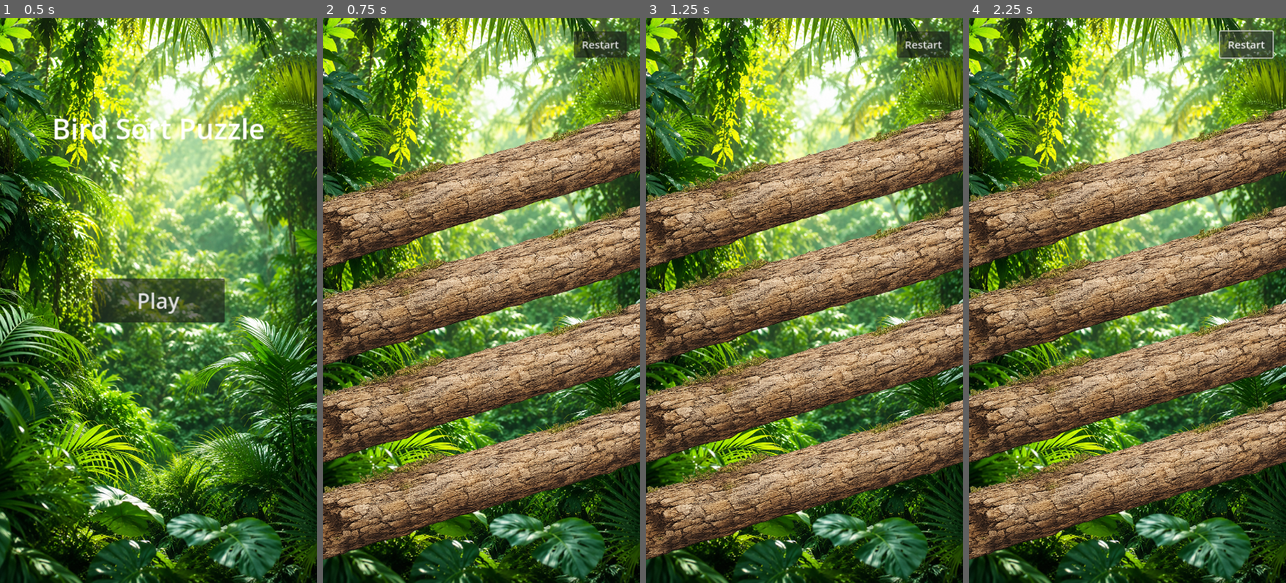
Above: before the commit, frames 1-4 (left to right).
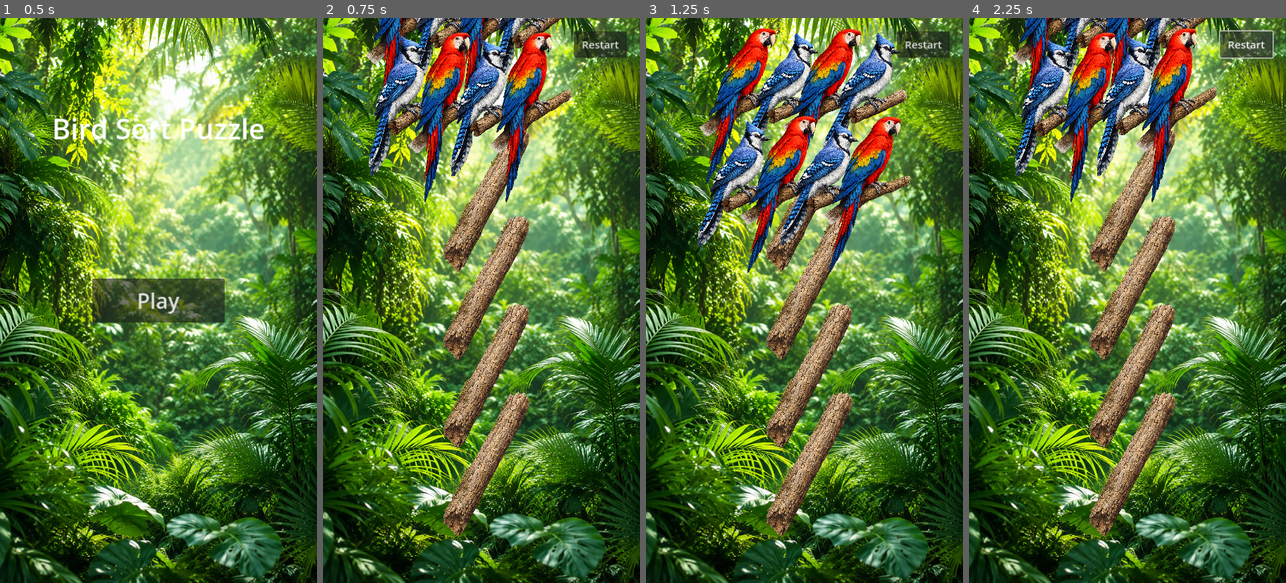
Above: after the commit, the same moments.

Repository: infoj143-png/Bird-Sort-Color-Puzzle
Game: Godot game, scene res://scenes/MainMenu.tscn
The game is run twice, just before and just after one commit, with the same random seed, the same clock (stepped at 60 frames per second) and the same inputs.
Inputs:
- Up to frame 1 (0.5 s): no input
- Up to frame 2 (0.75 s): click "Play" at 0.5 s
- Up to frame 3 (1.25 s): no input
- Up to frame 4 (2.25 s): click "Restart" at 1.25 s; click "Restart" at 2 s

Frame 1 is identical in both runs. In frame 2, 60% of the frame differs, in the area x 0-100%, y 0-96%; in frame 3, 58%; in frame 4, 60%.

Commit message:
Integrate final assets and optimize for Android portrait layout
- Replaced placeholder SVG birds, branches, and background with final PNG assets.
- Implemented automatic bird image-to-color mapping in `bird.gd`.
- Added runtime transparent padding removal for bird sprites using `get_used_rect()`.
- Optimized `scenes/Branch.tscn` with correct rotation, scaling, and z-layering.
- Adjusted `scripts/main.gd` for 720x1280 resolution with improved branch distribution and tap detection.
- Unified bird scaling at 0.25 across all animations to ensure 4 birds fit comfortably per branch.
- Updated forest background in both game and main menu scenes.

Co-authored-by: infoj143-png <226180196+infoj143-png@users.noreply.github.com>

Diff:
--- a/scenes/Branch.tscn
+++ b/scenes/Branch.tscn
@@ -7,18 +7,21 @@
 script = ExtResource("1_script")
 
 [node name="Sprite2D" type="Sprite2D" parent="."]
+z_index = -1
+rotation = -0.785398
+scale = Vector2(0.4, 0.4)
 texture = ExtResource("2_texture")
 
 [node name="Slots" type="Node2D" parent="."]
 
 [node name="Slot1" type="Marker2D" parent="Slots"]
-position = Vector2(-140, -45)
+position = Vector2(-140, -10)
 
 [node name="Slot2" type="Marker2D" parent="Slots"]
-position = Vector2(-45, -45)
+position = Vector2(-45, -10)
 
 [node name="Slot3" type="Marker2D" parent="Slots"]
-position = Vector2(45, -45)
+position = Vector2(45, -10)
 
 [node name="Slot4" type="Marker2D" parent="Slots"]
-position = Vector2(140, -45)
+position = Vector2(140, -10)
--- a/scripts/bird.gd
+++ b/scripts/bird.gd
@@ -47,6 +47,7 @@
 		if texture:
 			body.texture = texture
 			body.self_modulate = Color.WHITE
+			body.scale = Vector2(0.25, 0.25)
 
 			# Auto-crop padding automatically
 			var img = texture.get_image()
@@ -56,7 +57,8 @@
 					body.region_enabled = true
 					body.region_rect = rect
 					# Position the cropped sprite so its bottom center is at (0,0) local
-					body.position = Vector2(-rect.size.x / 2.0, -rect.size.y)
+					# We multiply by scale to ensure correct local positioning
+					body.position = Vector2(-rect.size.x * body.scale.x / 2.0, -rect.size.y * body.scale.y)
 
 func start_idle_animation():
 	if _idle_tween:
@@ -78,8 +80,8 @@
 func play_blink():
 	# Simplified blink for single sprite: slight scale down and up
 	var tween = create_tween()
-	tween.tween_property(body, "scale:y", 0.33, 0.1)
-	tween.tween_property(body, "scale:y", 0.35, 0.1)
+	tween.tween_property(body, "scale:y", 0.23, 0.1)
+	tween.tween_property(body, "scale:y", 0.25, 0.1)
 
 func set_selected(selected: bool):
 	is_selected = selected
@@ -121,13 +123,13 @@
 
 	# Flapping animation using whole bird scale
 	var flap_tween = create_tween().set_loops(4)
+	flap_tween.tween_property(body, "scale:y", 0.2, 0.05)
 	flap_tween.tween_property(body, "scale:y", 0.3, 0.05)
-	flap_tween.tween_property(body, "scale:y", 0.4, 0.05)
 
 	await v_tween.finished
 
 	flap_tween.kill()
-	body.scale.y = 0.35
+	body.scale.y = 0.25
 
 	var land_tween = create_tween()
 	land_tween.tween_property(visuals, "scale", Vector2(1.2, 0.8), 0.1)
@@ -144,8 +146,8 @@
 	tween.set_parallel(true)
 
 	var flap_tween = create_tween().set_loops()
+	flap_tween.tween_property(body, "scale:y", 0.2, 0.05)
 	flap_tween.tween_property(body, "scale:y", 0.3, 0.05)
-	flap_tween.tween_property(body, "scale:y", 0.4, 0.05)
 
 	tween.tween_property(self, "position:y", position.y - 1000, 1.5).set_trans(Tween.TRANS_BACK).set_ease(Tween.EASE_IN)
 	tween.tween_property(self, "position:x", position.x + randf_range(-200, 200), 1.5)
--- a/scripts/main.gd
+++ b/scripts/main.gd
@@ -31,7 +31,7 @@
 		var branch = branch_scene.instantiate()
 		branch_container.add_child(branch)
 		# Centered on 720 width, spread vertically
-		branch.position = Vector2(360, 350 + i * 220)
+		branch.position = Vector2(360, 400 + i * 200)
 		branches.append(branch)
 
 		if i == 0:
@@ -130,9 +130,10 @@
 func get_branch_at_pos(pos: Vector2) -> Node2D:
 	for branch in branches:
 		# Adjust detection rect based on branch visual size and scaling
-		var width = 400 * branch.scale.x
-		var height = 150 * branch.scale.y
-		var rect = Rect2(branch.position.x - width/2, branch.position.y - height/2 - 20, width, height)
+		# The branch sprite is scaled to 0.4 in Branch.tscn
+		var width = 600 * branch.scale.x
+		var height = 120 * branch.scale.y
+		var rect = Rect2(branch.position.x - width/2, branch.position.y - height/2 - 40, width, height)
 		if rect.has_point(pos):
 			return branch
 	return null
